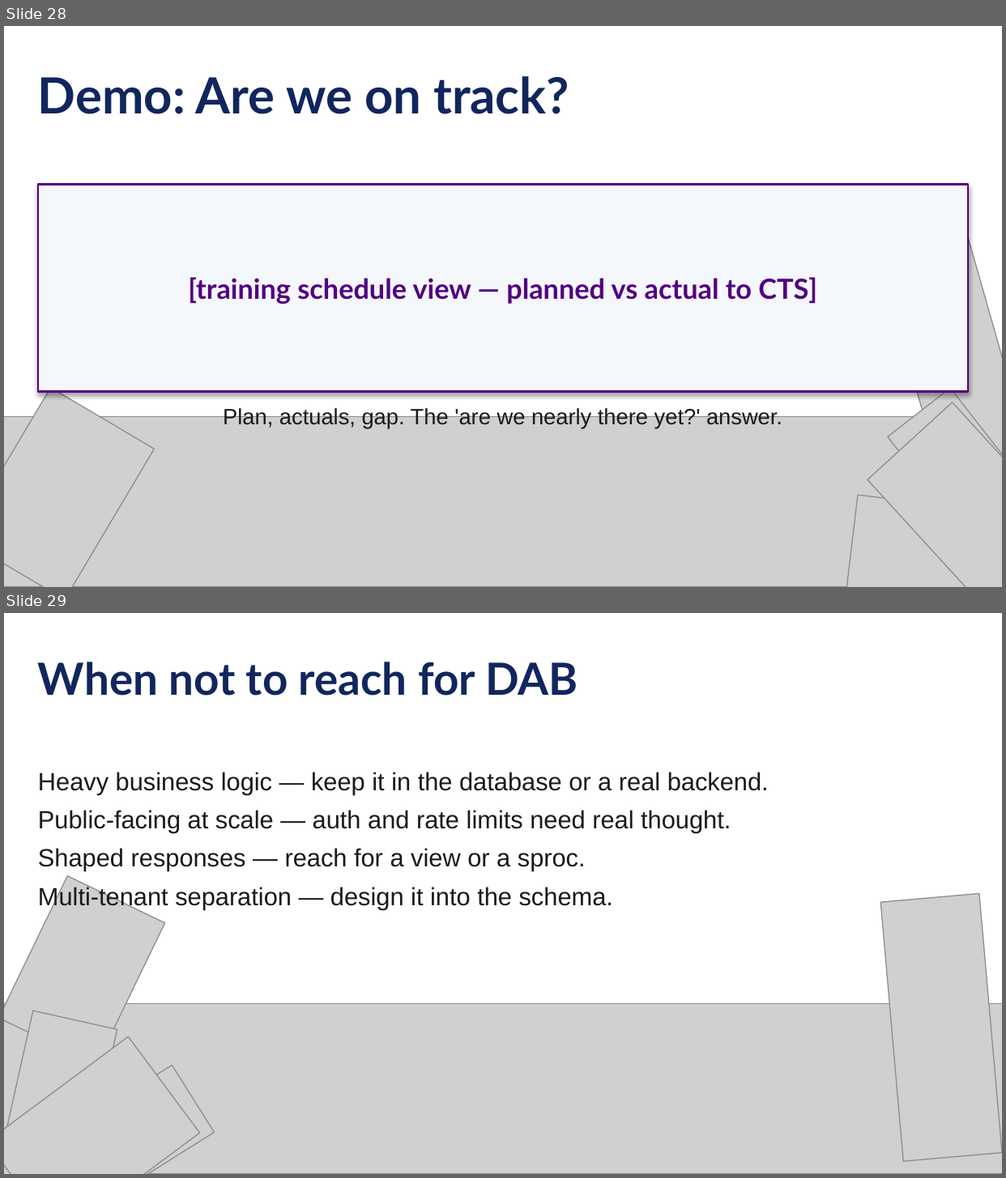
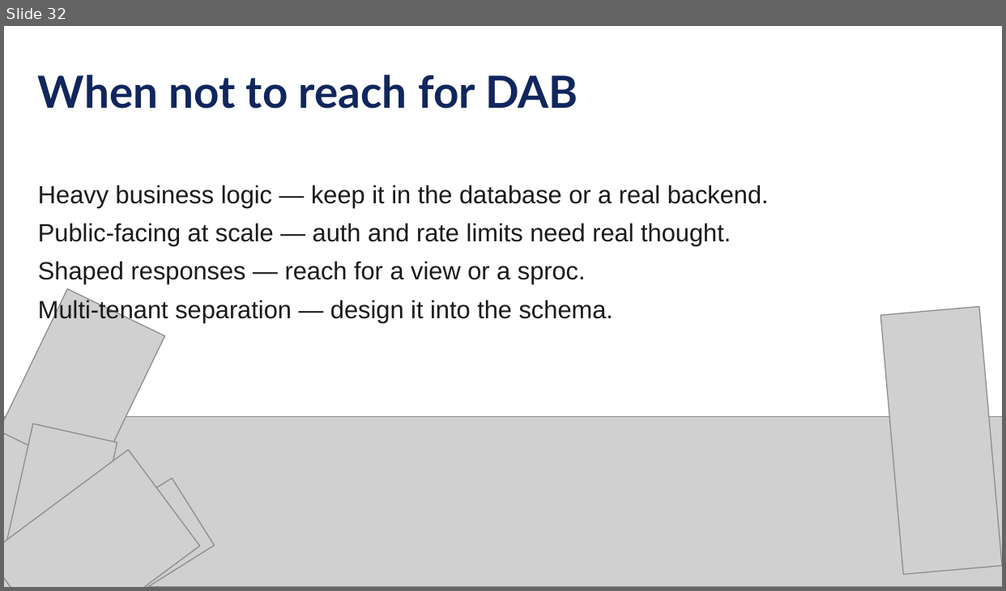
Before and after one commit to jpomfret/dab-presentation, a slide deck: Pomfret - dab - grillen - draft.pptx. Shown one above the other, each under a label of ours: slides 28 and 29 before the commit, slide 32 after it. The pictures are 1006x1178 and 1006x591 pixels, drawn with LibreOffice and Linux fonts; fonts in the diff are those of the drawing; grey boxes stand for pictures. Boxes give left, top, right and bottom in pixels: in the first picture for what was removed or moved away, otherwise in the second. Text is boxed around its words. In the diff, an @@ line names an element or a change of style, - is before the commit and + after.

```diff
--- a/Pomfret - dab - grillen - draft.pptx
+++ b/Pomfret - dab - grillen - draft.pptx
@@ slide 28 removed at bbox=[4, 26, 1002, 587], background #FFFFFF @@
@@ text removed at bbox=[38, 76, 569, 114] @@
-Demo: Are we on track?
@@ rectangle removed at bbox=[38, 185, 968, 392] @@
-[training schedule view — planned vs actual to CTS]
@@ picture removed at bbox=[874, 216, 1002, 473] @@
@@ picture removed at bbox=[4, 388, 154, 587] @@
@@ picture removed at bbox=[887, 388, 1002, 578] @@
@@ text removed at bbox=[223, 407, 782, 429] @@
-Plan, actuals, gap. The 'are we nearly there yet?' answer.
@@ picture removed at bbox=[867, 403, 1002, 587] @@
@@ picture removed at bbox=[4, 417, 1002, 587] @@
@@ picture removed at bbox=[846, 495, 1002, 587] @@
@@ what was slide 29 is now slide 32 @@
```
Also in this commit, not shown: 10 slides changed, 7 slides added, 3 other slides removed, 20 other files.
